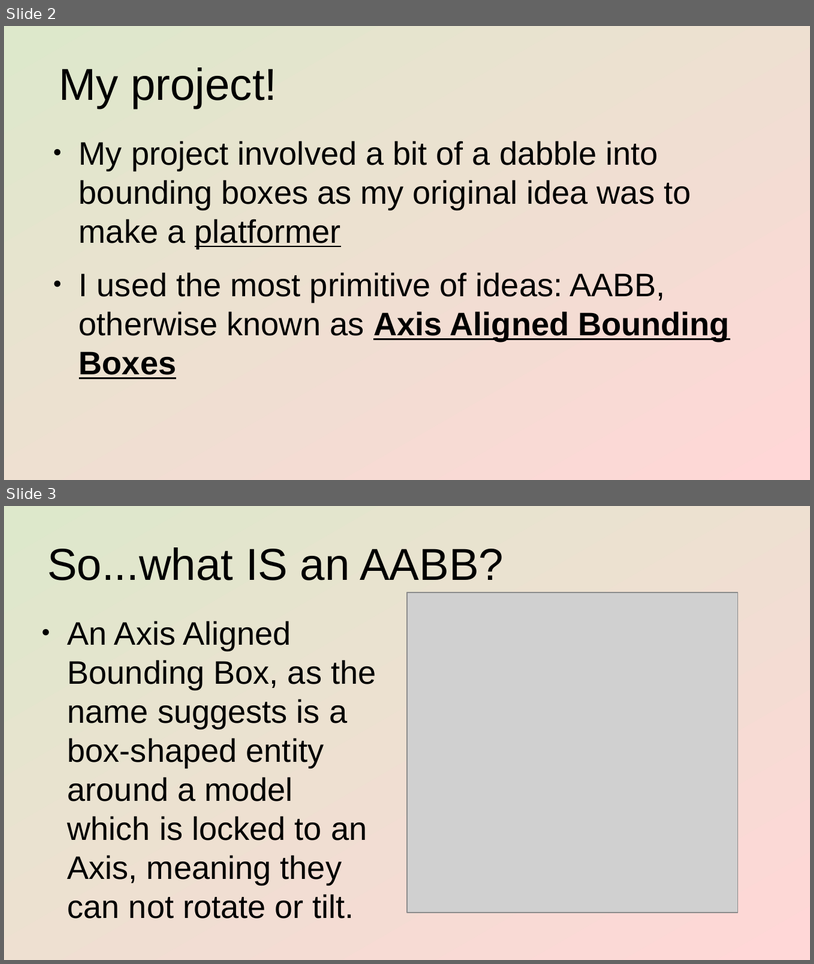
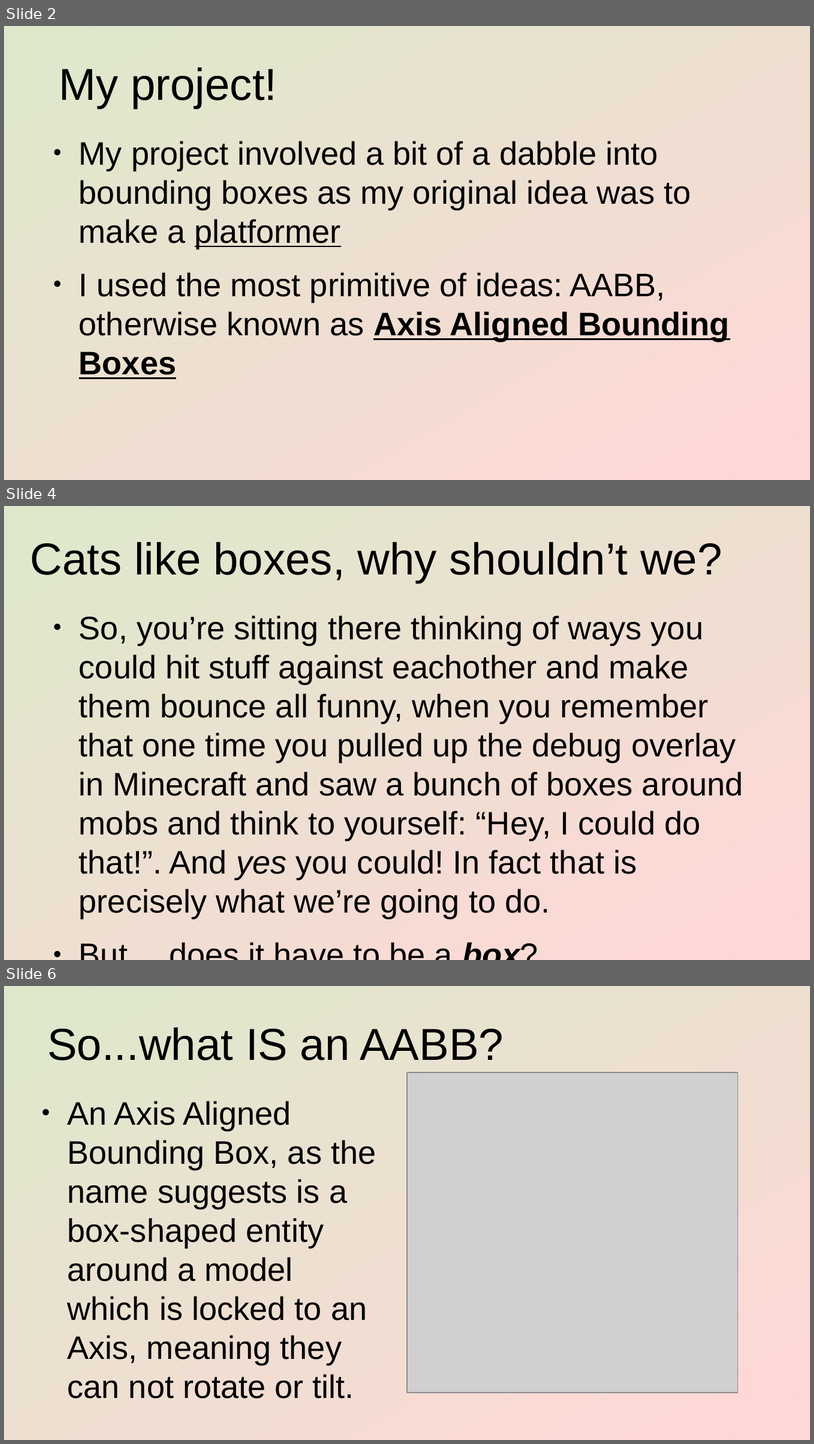
Before and after one commit to HalaszMateSandor-T1TNWL/Graphics, a slide deck: feladat/presentation/AABB_and_collision.odp. Shown one above the other, each under a label of ours: slides 2 and 3 before the commit, slides 2, 4 and 6 after it; the slides between them are not shown. The pictures are 814x964 and 814x1444 pixels, drawn with LibreOffice and Linux fonts; fonts in the diff are those of the drawing; grey boxes stand for pictures. Boxes give left, top, right and bottom in pixels: in the first picture for what was removed or moved away, otherwise in the second. Text is boxed around its words. In the diff, an @@ line names an element or a change of style, - is before the commit and + after.

```diff
--- a/feladat/presentation/AABB_and_collision.odp
+++ b/feladat/presentation/AABB_and_collision.odp
@@ slide 4 added at [4, 506, 810, 960], background gradient #DDE8CB to #FFD7D7 @@
@@ title added at [30, 542, 723, 583], 44 pt, text #000000 @@
+Cats like boxes, why shouldn’t we?
@@ text added at [79, 615, 744, 918], 32 pt, text #000000 @@
+● So, you’re sitting there thinking of ways you could hit stuff against eachother and make them bounce all funny, when you remember that one time you pulled up the debug overlay in Minecraft and saw a bunch of boxes around mobs and think to yourself: “Hey, I could do that!”. And yes you could! In fact that is precisely what we’re going to do.
+● But… does it have to be a box?
@@ what was slide 3 is now slide 6 @@
```
Also in this commit, not shown: 4 slides changed, 4 other slides added, 7 other files.
